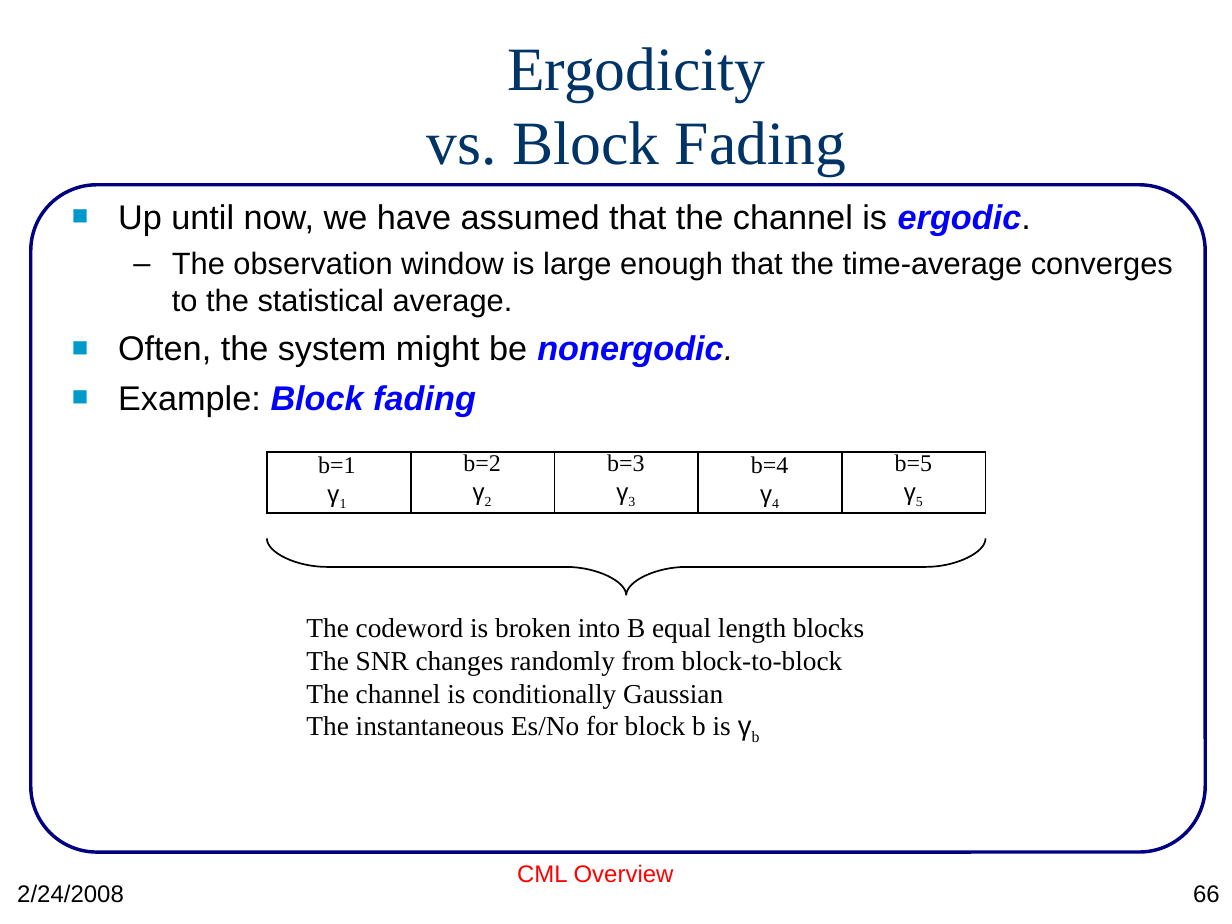
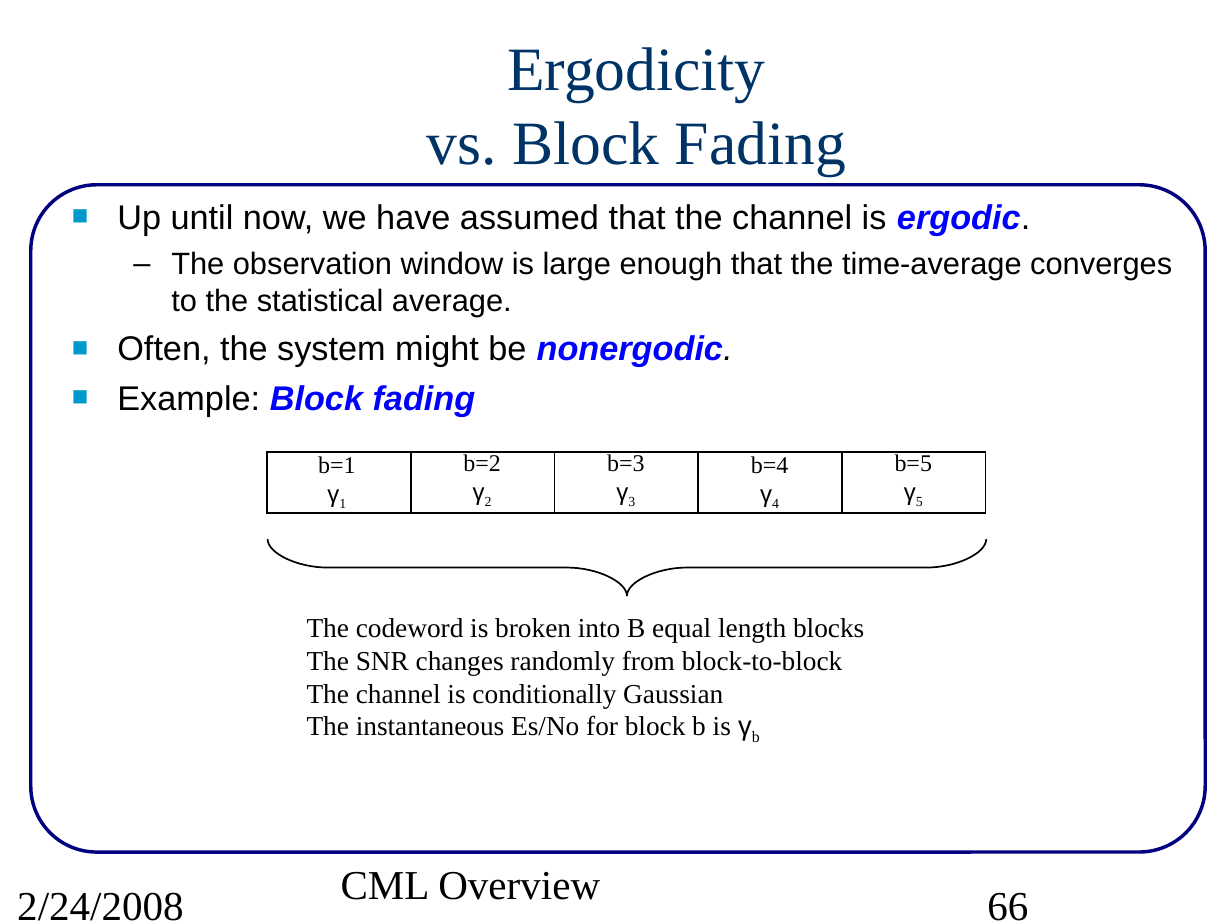
Before and after one commit to wvu-wcrl/CML, a slide deck: slide 66 of doc/src/CMLoverview.ppt. Drawn at 1232x924 pixels with LibreOffice and Linux fonts; fonts in the diff are those of the drawing. Boxes give left, top, right and bottom in pixels: in the first picture for what was removed or moved away, otherwise in the second. Text is boxed around its words. In the diff, an @@ line names an element or a change of style, - is before the commit and + after.

Commit message:
fixed formatting in cml/doc/readme.pdf.  First draft of EXIT documentation in CMLoverview.ppt

```diff
--- a/doc/src/CMLoverview.ppt
+++ b/doc/src/CMLoverview.ppt
@@ text "Up until now, we have ..." at (117, 204, 1172, 416): indent changed @@
@@ text "CML Overview" at (341, 871, 600, 900): size 14 to 24 pt, font Arial to Times New Roman, text colour #FF0000 to #000000; alignment centre to left; less space between paragraphs @@
@@ text "2/24/2008" at (17, 892, 184, 921): size 14 to 24 pt, font Arial to Times New Roman; less space between paragraphs @@
@@ page number at (987, 892, 1028, 921): size 14 to 24 pt, font Arial to Times New Roman; alignment right to left; less space between paragraphs @@
```
Also in this commit, not shown: 83 other slides changed, 8 slides added, 2 other files.
